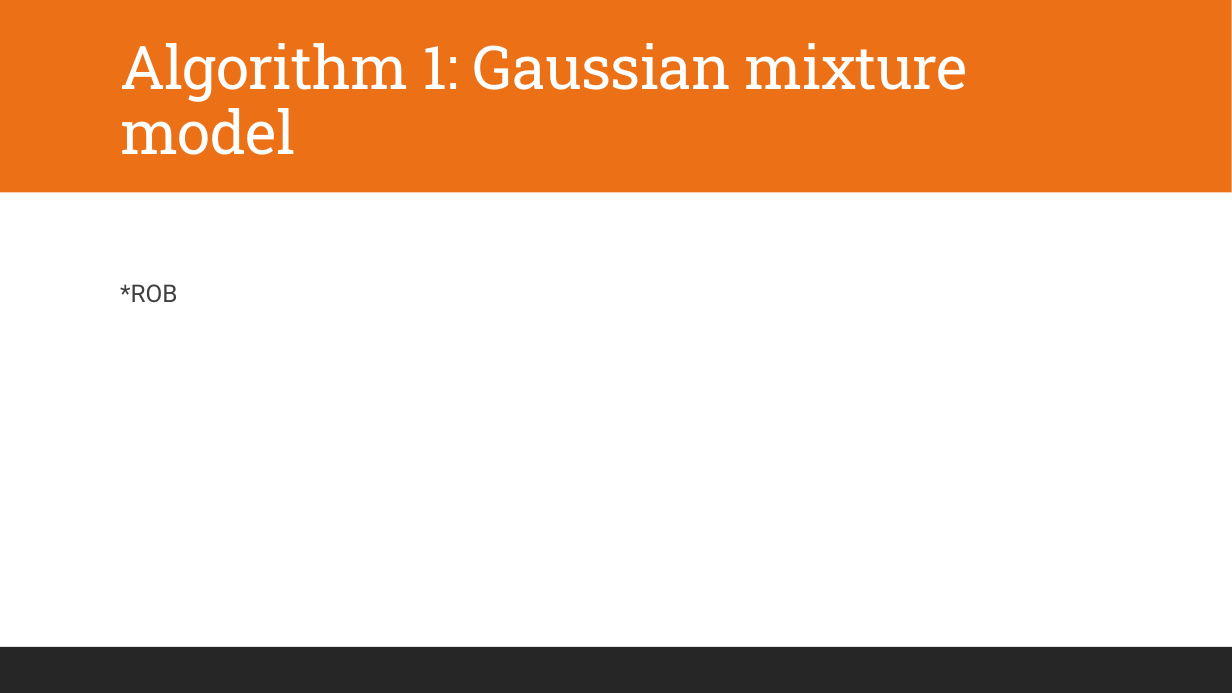
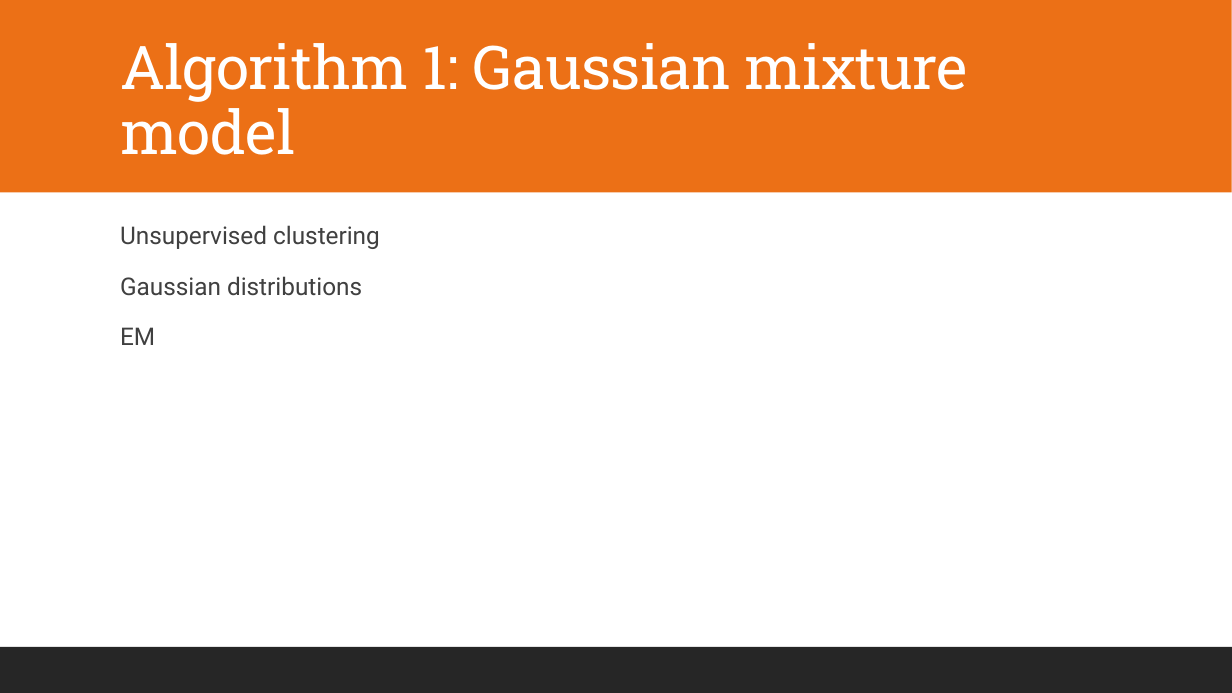
Before and after one commit to PascalVisser/bioplastic_degradation, a slide deck: slide 4 of EOS3.pptx. Drawn at 1232x693 pixels with LibreOffice and Linux fonts; fonts in the diff are those of the drawing. Boxes give left, top, right and bottom in pixels: in the first picture for what was removed or moved away, otherwise in the second. Text is boxed around its words. In the diff, an @@ line names an element or a change of style, - is before the commit and + after.

Commit message:
update powerpoint

```diff
--- a/EOS3.pptx
+++ b/EOS3.pptx
@@ text added at [120, 225, 380, 345], 19 pt, text #404040 @@
+  Unsupervised clustering
+  Gaussian distributions
+  EM
@@ text removed at [120, 284, 177, 302] @@
-  *ROB
```
Also in this commit, not shown: 1 slide added.
